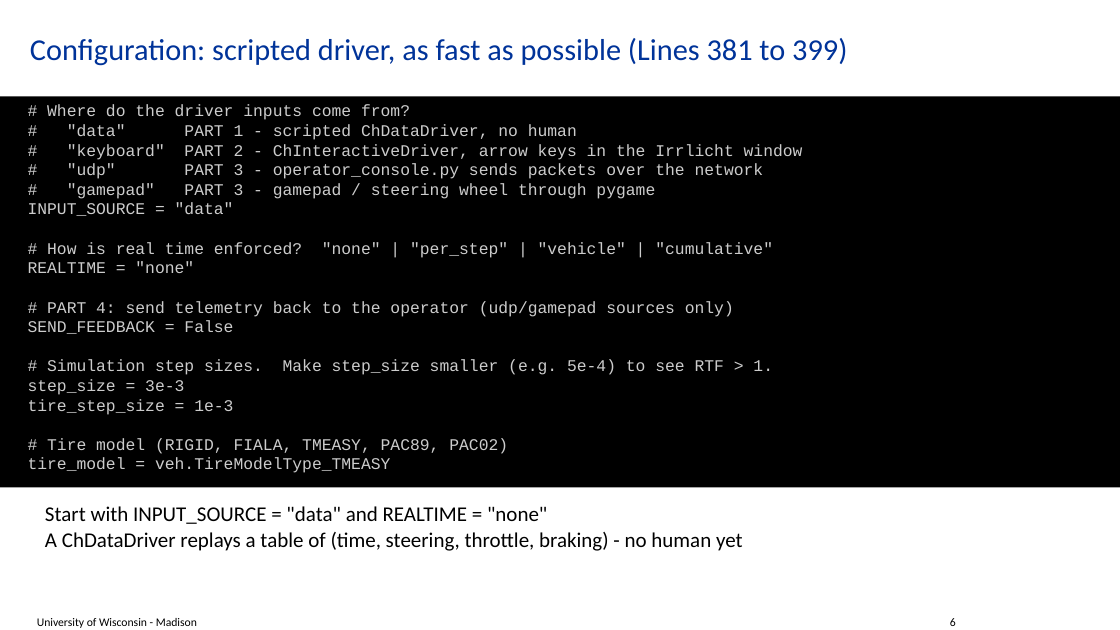
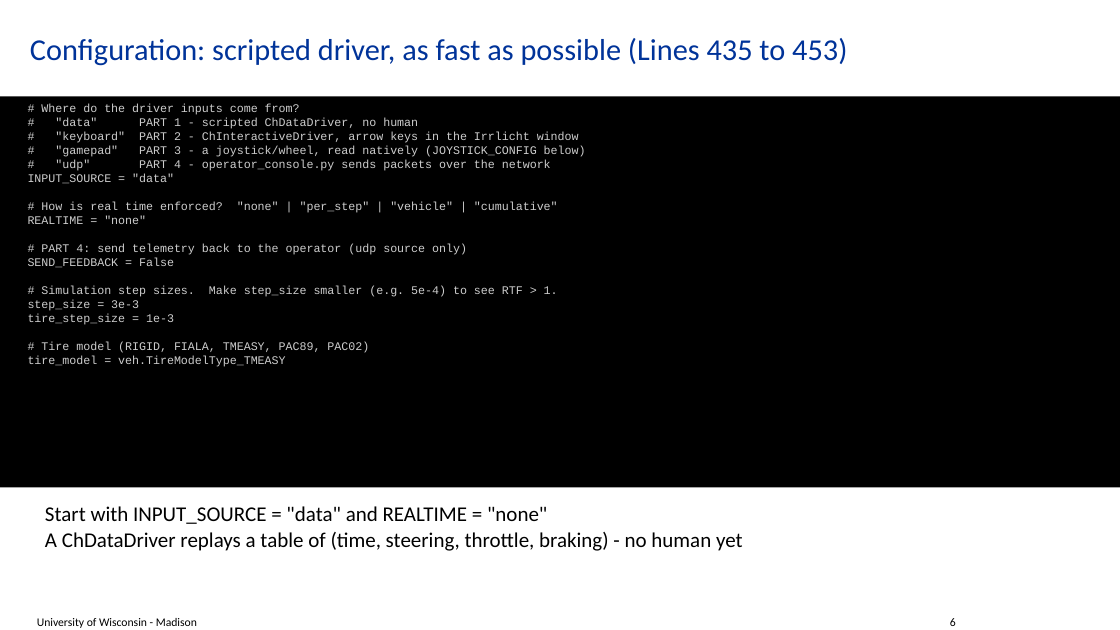
Before and after one commit to ksha23/chrono-hil-tutorial, a slide deck: slide 6 of tutorial_HIL_driver.pptx. Drawn at 1120x630 pixels with LibreOffice and Linux fonts; fonts in the diff are those of the drawing; background and template pictures are left out. Boxes give left, top, right and bottom in pixels: in the first picture for what was removed or moved away, otherwise in the second. Text is boxed around its words. In the diff, an @@ line names an element or a change of style, - is before the commit and + after.

```diff
--- a/tutorial_HIL_driver.pptx
+++ b/tutorial_HIL_driver.pptx
@@ title at [30,38,847,66]: text changed @@
-Configuration: scripted driver, as fast as possible (Lines 381 to 399)
+Configuration: scripted driver, as fast as possible (Lines 435 to 453)
@@ text in rectangle at [28,104,579,367]: size 14 to 10 pt in "# Where do the driver inputs come ...", "# "data" PART 1 - scripted ChDataDriver, ...", "# "keyboard" PART 2 - ChInteractiveDriver, arrow ...", "INPUT_SOURCE = "data"" and 8 more places @@
@@ text in rectangle at [55,146,586,171]: text changed; size 14 to 10 pt @@
-# "udp" PART 3 - operator_console.py sends packets over the network
-# "gamepad" PART 3 - gamepad / steering wheel through pygame
+# "gamepad" PART 3 - a joystick/wheel, read natively (JOYSTICK_CONFIG below)
+# "udp" PART 4 - operator_console.py sends packets over the network
@@ text in rectangle at [41,244,467,255]: text changed; size 14 to 10 pt @@
-# PART 4: send telemetry back to the operator (udp/gamepad sources only)
+# PART 4: send telemetry back to the operator (udp source only)
```
Also in this commit, not shown: 8 other slides changed.
